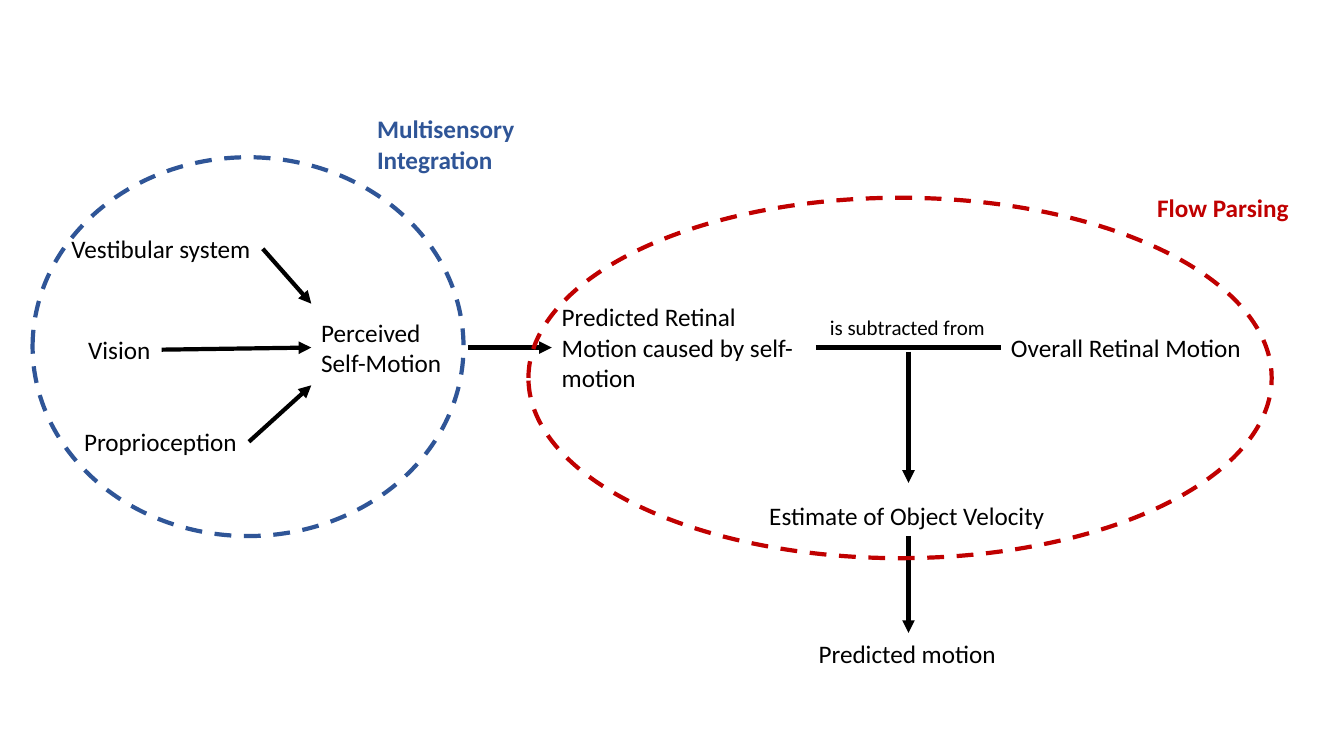
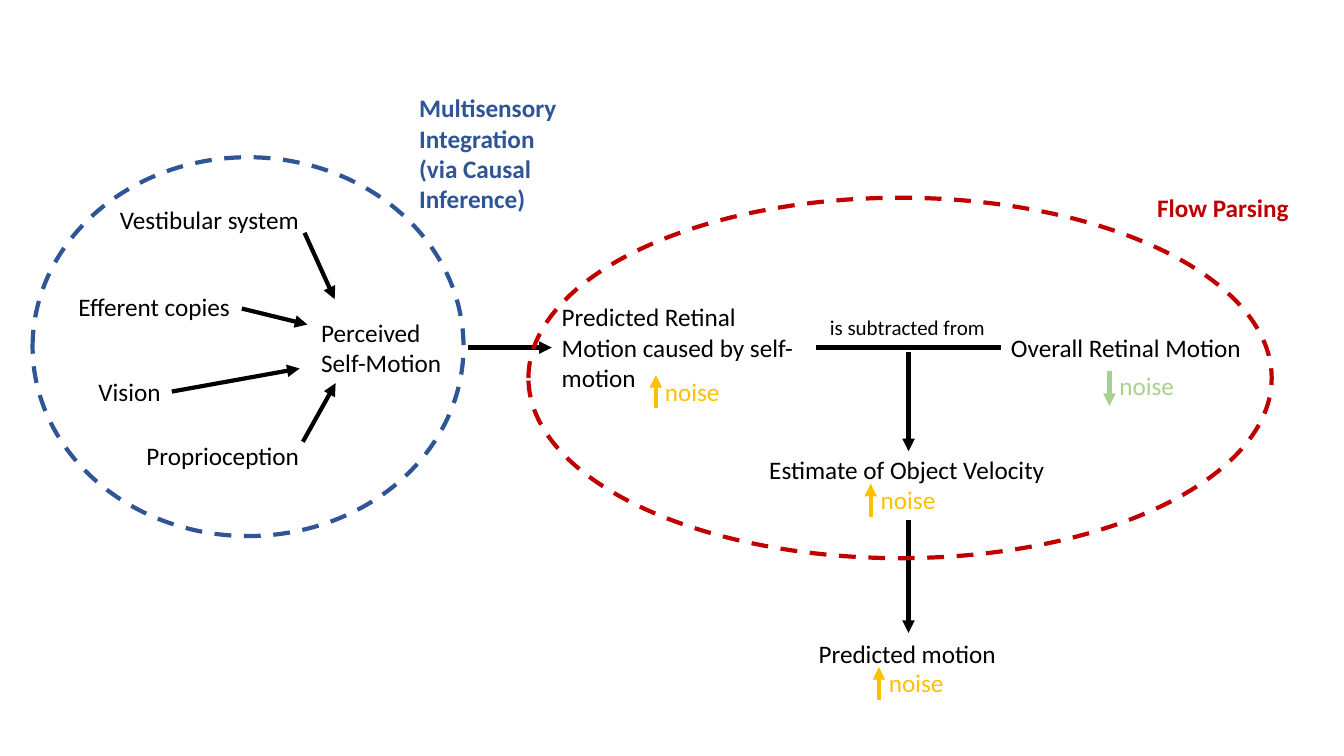
Before and after one commit to b-jorges/Predicting-while-Moving, a slide deck: slide 1 of Figures/(Figure 1) Schematic of processes.pptx. Drawn at 1344x756 pixels with LibreOffice and Linux fonts; fonts in the diff are those of the drawing. Boxes give left, top, right and bottom in pixels: in the first picture for what was removed or moved away, otherwise in the second. Text is boxed around its words. In the diff, an @@ line names an element or a change of style, - is before the commit and + after.

```diff
--- a/Figures/(Figure 1) Schematic of processes.pptx
+++ b/Figures/(Figure 1) Schematic of processes.pptx
@@ text "Multisensory": place and size @@
-text "Multisensory" at box(377, 120, 514, 174)
+text "Multisensory" at box(419, 99, 556, 212)
@@ text at box(419, 130, 534, 212): text changed @@
-Integration
+Integration (via Causal Inference)
@@ text "Vestibular system": place and size @@
-text "Vestibular system" at box(71, 238, 250, 262)
+text "Vestibular system" at box(120, 211, 299, 233)
@@ arrow moved from (263, 249) - (312, 303) to (304, 233) - (335, 299) @@
@@ text added at box(78, 298, 230, 320), 18 pt, text #000000 @@
+Efferent copies
@@ arrow added from (242, 309) to (308, 325), #000000 3 pt @@
@@ arrow moved from (908, 352) - (908, 483) to (908, 352) - (908, 452) @@
@@ text "Vision": place and size @@
-text "Vision" at box(88, 341, 150, 360)
+text "Vision" at box(98, 383, 160, 401)
@@ arrow moved from (161, 350) - (312, 348) to (171, 391) - (299, 369) @@
@@ arrow moved from (249, 442) - (312, 385) to (302, 442) - (336, 383) @@
@@ arrow added from (656, 408) to (656, 375), #FFC000 3 pt @@
@@ text added at box(665, 383, 720, 402), 18 pt, text #FFC000 @@
+noise
@@ arrow added from (1110, 371) to (1110, 406), #A9D18E 3 pt @@
@@ text added at box(1119, 378, 1174, 395), 18 pt, text #A9D18E @@
+noise
@@ text "Proprioception": place and size @@
-text "Proprioception" at box(84, 433, 237, 455)
+text "Proprioception" at box(146, 447, 299, 469)
@@ text "Estimate of Object Velocity": place and size @@
-text "Estimate of Object Velocity" at box(769, 507, 1044, 530)
+text "Estimate of Object Velocity" at box(769, 461, 1044, 486)
@@ arrow added from (871, 517) to (871, 484), #FFC000 3 pt @@
@@ text added at box(881, 491, 936, 510), 18 pt, text #FFC000 @@
+noise
@@ arrow moved from (908, 536) - (908, 633) to (908, 519) - (908, 633) @@
@@ arrow added from (879, 701) to (879, 667), #FFC000 3 pt @@
@@ text added at box(889, 674, 944, 693), 18 pt, text #FFC000 @@
+noise
```
Also in this commit, not shown: 9 other files.
